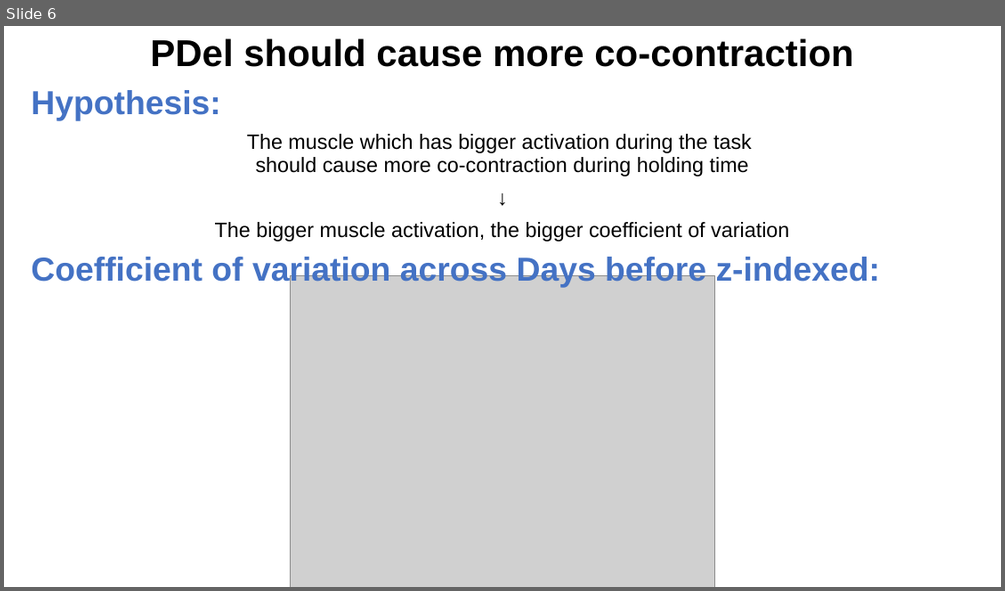
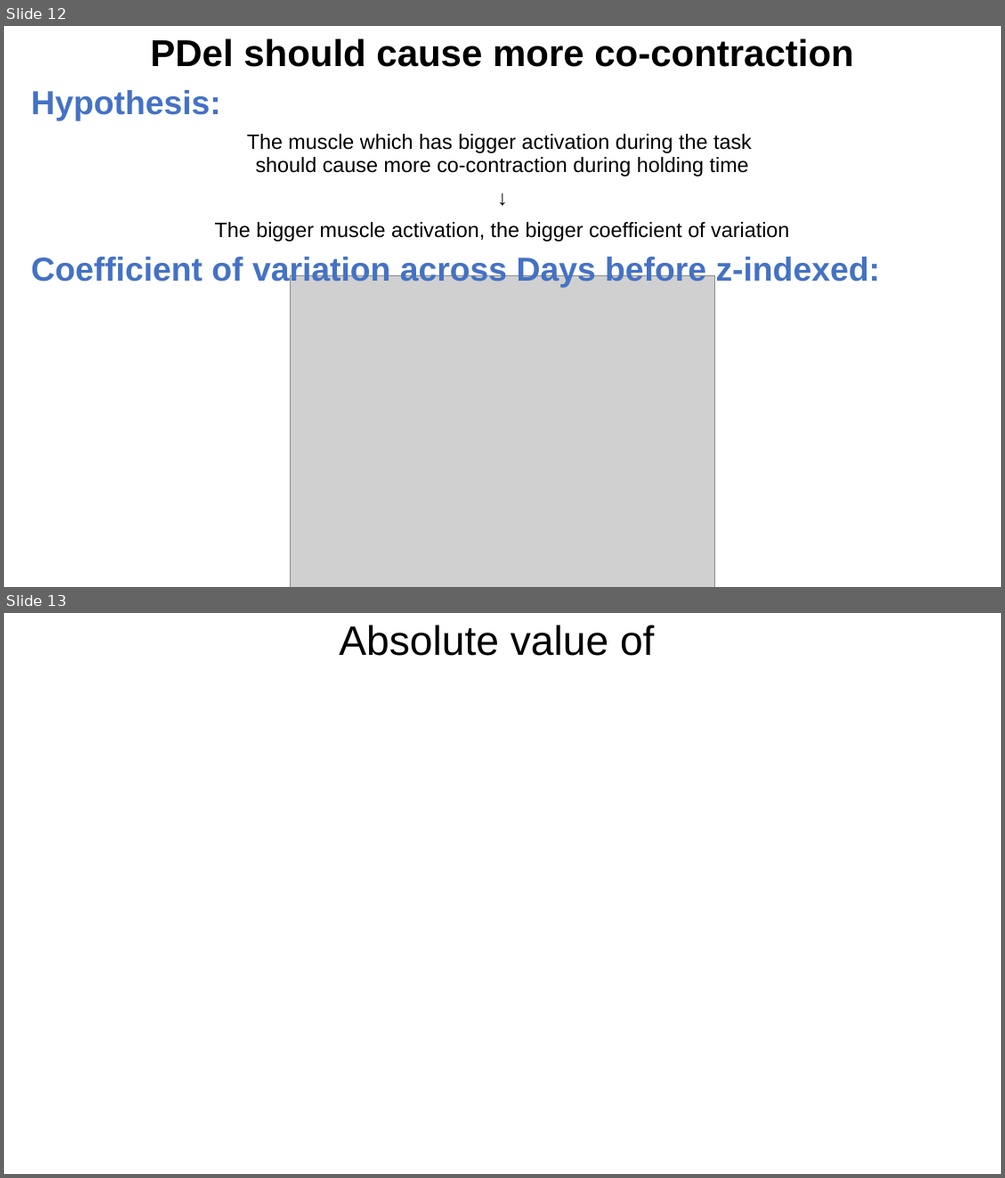
Before and after one commit to Hiroo-Miyata/chase-lab, a slide deck: report/20220902.pptx. Shown one above the other, each under a label of ours: slide 6 before the commit, slides 12 and 13 after it. The pictures are 1005x591 and 1005x1178 pixels, drawn with LibreOffice and Linux fonts; fonts in the diff are those of the drawing; grey boxes stand for pictures. Boxes give left, top, right and bottom in pixels: in the first picture for what was removed or moved away, otherwise in the second. Text is boxed around its words. In the diff, an @@ line names an element or a change of style, - is before the commit and + after.

```diff
--- a/report/20220902.pptx
+++ b/report/20220902.pptx
@@ slide 13 added at bbox=[4, 613, 1001, 1174], background #FFFFFF @@
@@ title added at bbox=[339, 625, 654, 656], 39.6 pt, text #000000 @@
+Absolute value of
@@ what was slide 6 is now slide 12 @@
```
Also in this commit, not shown: 3 slides changed, 7 other slides added, 3 slides removed, 14 other files.
